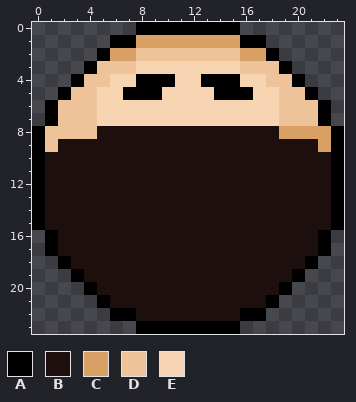
Pixel-art sprite: Desolate/Desolate/Data/Human01.png. Above: the version before the commit.
The file is 24x24 pixels. Colours within 5 levels of each other are drawn and written as one.
Palette (. is transparent): A #000000  B #1c0f0d  C #d9a066  D #eec39a  E #f7d4b2
Once edited:
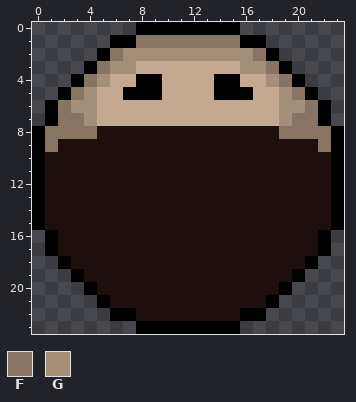
Colours new in this view: F #877462  G #a58e78
Difference:
@@ palette @@
-E #f7d4b2
+E #c4a88f
@@ x 0..23 @@
  0 ........AAAAAAAA........
- 1 ......AACCCCCCCCAA......
- 2 .....ACCDDDDDDDDCCA.....
- 3 ....ADDDEEEEEEEEDDDA....
- 4 ...ADDEEAAAEEAAAEEDDA...
- 5 ..ADDEEAAAEEEEAAAEEDDA..
- 6 .ADDDEEEEEEEEEEEEEEDDDA.
- 7 .ADDDEEEEEEEEEEEEEEDDDA.
- 8 ADDDDBBBBBBBBBBBBBBCCCCA
- 9 ADBBBBBBBBBBBBBBBBBBBBCA
+ 1 ......AAFFFFFFFFAA......
+ 2 .....AFGGGGGGGGGGFA.....
+ 3 ....AFGGEEEEEEEEGGFA....
+ 4 ...AFGEEAAEEEEAAEEGFA...
+ 5 ..AFGEEAAAEEEEAAAEEGFA..
+ 6 .AFGGEEEEEEEEEEEEEEGGFA.
+ 7 .AFFGEEEEEEEEEEEEEEGFFA.
+ 8 AFFFFBBBBBBBBBBBBBBFFFFA
+ 9 AFBBBBBBBBBBBBBBBBBBBBFA
 10 ABBBBBBBBBBBBBBBBBBBBBBA
Boxes around the changes in both pictures, in picture pixels (x1, y1, x2, y2):
changed: (45, 35, 331, 152)
